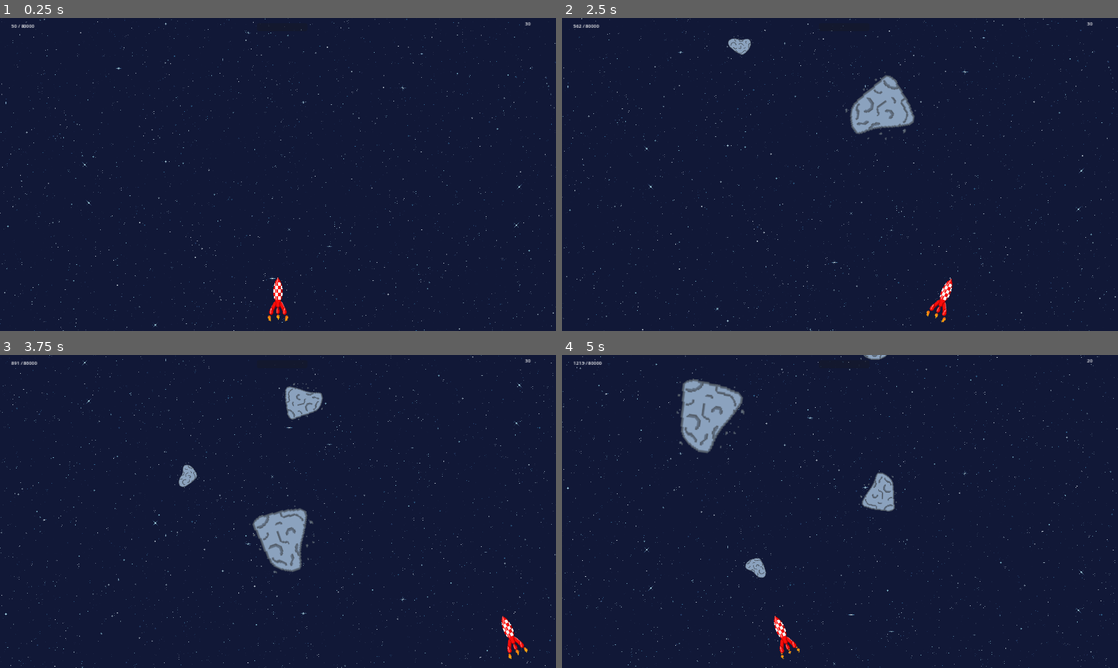
Above: before the commit, frames 1-4 (two rows, left to right).
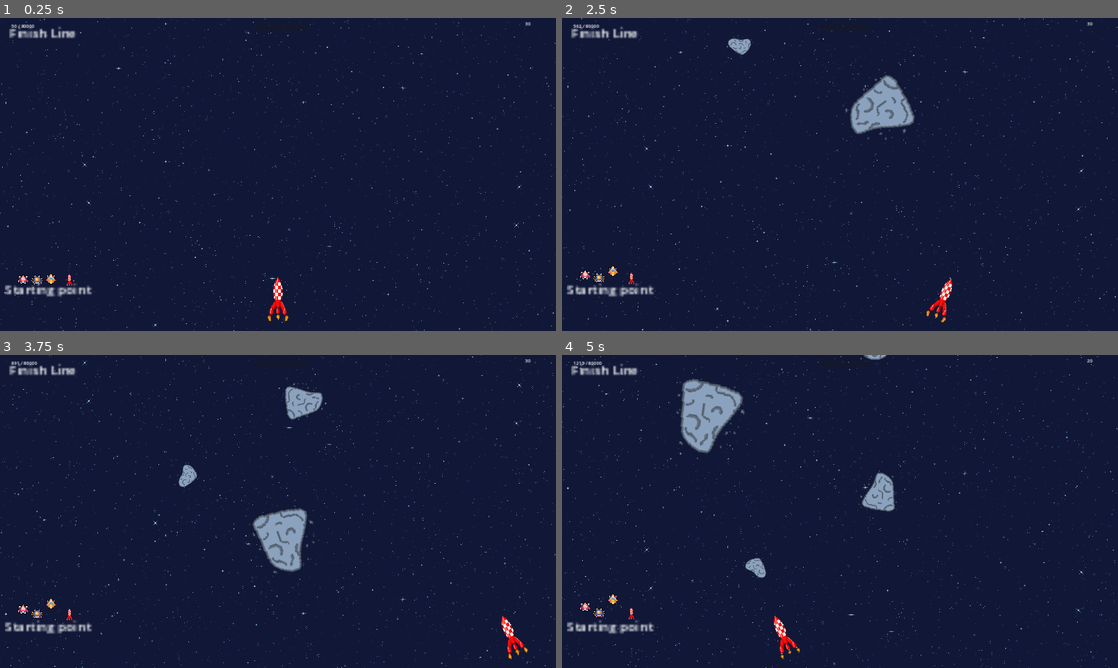
Above: after the commit, the same moments.

Repository: Zenika/tomato-rocket
Game: Godot game, scene res://scenes/race_screen.tscn
Two runs of this game, one before a commit and one after it. Both use one fixed random seed, a clock stepped at 60 frames per second and the inputs below.
Inputs:
- Up to frame 1 (0.25 s): no input
- Up to frame 2 (2.5 s): hold Right (move_right) 0.53-1.28 s; hold Space (boost) 0.53-1.28 s; hold Left (move_left) 1.28-2.03 s; tap Space (boost) at 1.35 s; hold Right (move_right) from 2.03 s (still down); hold Space (boost) from 2.03 s (still down)
- Up to frame 3 (3.75 s): release Space (boost) at 2.78 s; tap Space (boost) at 2.85 s; release Right (move_right) at 3.53 s; hold Left (move_left) from 3.53 s (still down); hold Space (boost) from 3.53 s (still down)
- Up to frame 4 (5 s): keep holding Left (move_left); release Space (boost) at 4.28 s; tap Space (boost) at 4.35 s

The runs differ from the first frame. In frame 1, 0.8% of the frame differs, in the area x 0-17%, y 2-90%; in frame 2, 0.8%; in frame 3, 0.8%; in frame 4, 0.8%.

Commit message:
feat: affiche des adversaires

Diff:
--- /dev/null
+++ b/actors/AffichageAdversaires.gd
@@ -0,0 +1,14 @@
+extends CanvasLayer
+
+@onready var adversaires = $".."
+
+# Called when the node enters the scene tree for the first time.
+func _ready():
+	pass # Replace with function body.
+
+
+# Called every frame. 'delta' is the elapsed time since the previous frame.
+func _process(delta):
+	for adversaire in adversaires.adversaires:
+		pass
+	pass
--- a/actors/adversaire.gd
+++ b/actors/adversaire.gd
@@ -4,7 +4,8 @@
 
 @export var speed = 200
 @export var nom_adversaire = "default"
-var vertical_position = 0
+@export var icone: Sprite2D
+@export var vertical_position = 0
 
 signal on_update_position(position: int)
 
@@ -15,7 +16,7 @@
 
 # Called every frame. 'delta' is the elapsed time since the previous frame.
 func _process(delta):
-	print(nom_adversaire, vertical_position)
+
 	update_vertical_position(delta)
 
 func update_vertical_position(delta: float):
--- a/actors/adversaires.gd
+++ b/actors/adversaires.gd
@@ -3,22 +3,52 @@
 class_name Minimap
 
 @export var adversaires = []
+@export var distance_totale = 20000
+@export var position_player = 0
+
+@onready var sprite_adversaire_1 = $AffichageAdversaires/SpriteAdversaire1
+@onready var sprite_adversaire_2 = $AffichageAdversaires/SpriteAdversaire2
+@onready var sprite_adversaire_3 = $AffichageAdversaires/SpriteAdversaire3
+
+@onready var finish_line_label = $AffichageAdversaires/FinishLineLabel
+@onready var start_line_label = $AffichageAdversaires/StartLineLabel
+
+@onready var sprite_player = $AffichageAdversaires/SpritePlayer
+
+@onready var finish_line = $AffichageAdversaires/FinishLine
+@onready var start_line = $AffichageAdversaires/StartLine
+
 
 # Called when the node enters the scene tree for the first time.
 func _ready():
 	var adversaire_1 = Adversaire.new()
 	adversaire_1.nom_adversaire = "Jeff Bezos"
-	adversaire_1.speed = 300
+	adversaire_1.speed = 300.0
+	adversaire_1.icone = sprite_adversaire_1
 	adversaires.append(adversaire_1)
 	var adversaire_2 = Adversaire.new()
 	adversaire_2.nom_adversaire = "Yuri Gagarine"
-	adversaire_2.speed = 700
+	adversaire_2.speed = 700.0
+	adversaire_2.icone = sprite_adversaire_2
 	adversaires.append(adversaire_2)
+	var adversaire_3 = Adversaire.new()
+	adversaire_3.nom_adversaire = "Claudie Hignerai"
+	adversaire_3.speed = 1200.0
+	adversaire_3.icone = sprite_adversaire_3
+	adversaires.append(adversaire_3)
 
 	for adversaire in adversaires:
 		add_child(adversaire)
 
 
+
+
 # Called every frame. 'delta' is the elapsed time since the previous frame.
 func _process(delta):
-	pass
+	for adversaire in adversaires:
+		var icone = adversaire.icone
+		icone.position.y = calculate_position_on_progress(adversaire.vertical_position)
+	sprite_player.position.y = calculate_position_on_progress(position_player)
+
+func calculate_position_on_progress(pos: float):
+	return pos * (finish_line.position.y - start_line.position.y) / distance_totale  + start_line.position.y
--- a/actors/adversaires.tscn
+++ b/actors/adversaires.tscn
@@ -1,6 +1,57 @@
-[gd_scene load_steps=2 format=3 uid="uid://bamw0sls8psxy"]
+[gd_scene load_steps=7 format=3 uid="uid://bamw0sls8psxy"]
 
 [ext_resource type="Script" path="res://actors/adversaires.gd" id="1_h8osn"]
+[ext_resource type="Script" path="res://actors/AffichageAdversaires.gd" id="2_2540k"]
+[ext_resource type="Texture2D" uid="uid://b83bfu4ajg2qm" path="res://resources/assets/ships/1.png" id="3_lipp3"]
+[ext_resource type="Texture2D" uid="uid://cyk3ndrqlkdk3" path="res://resources/assets/ships/2.png" id="4_ssd8h"]
+[ext_resource type="Texture2D" uid="uid://do5cirxbaysib" path="res://resources/assets/ships/tintin_rocket.png" id="5_hehry"]
+[ext_resource type="Texture2D" uid="uid://0all4ke4lmpb" path="res://resources/assets/ships/3.png" id="6_fvp7h"]
 
 [node name="Adversaires" type="Node2D"]
 script = ExtResource("1_h8osn")
+
+[node name="AffichageAdversaires" type="CanvasLayer" parent="."]
+script = ExtResource("2_2540k")
+
+[node name="StartLine" type="Marker2D" parent="AffichageAdversaires"]
+position = Vector2(40, 904)
+
+[node name="FinishLineLabel" type="RichTextLabel" parent="AffichageAdversaires"]
+z_index = 10
+offset_left = 32.0
+offset_top = 16.0
+offset_right = 126.0
+offset_bottom = 46.0
+scale = Vector2(2.78, 2.78)
+text = "Finish Line"
+
+[node name="StartLineLabel" type="RichTextLabel" parent="AffichageAdversaires"]
+z_index = 10
+offset_left = 16.0
+offset_top = 901.0
+offset_right = 145.0
+offset_bottom = 931.0
+scale = Vector2(2.78, 2.78)
+text = "Starting point"
+
+[node name="SpriteAdversaire1" type="Sprite2D" parent="AffichageAdversaires"]
+position = Vector2(128, 880)
+scale = Vector2(0.656863, 0.656863)
+texture = ExtResource("3_lipp3")
+
+[node name="SpriteAdversaire2" type="Sprite2D" parent="AffichageAdversaires"]
+position = Vector2(80, 880)
+texture = ExtResource("4_ssd8h")
+
+[node name="SpritePlayer" type="Sprite2D" parent="AffichageAdversaires"]
+position = Vector2(240, 880)
+scale = Vector2(0.65625, 0.65625)
+texture = ExtResource("5_hehry")
+
+[node name="FinishLine" type="Marker2D" parent="AffichageAdversaires"]
+position = Vector2(48, 96)
+
+[node name="SpriteAdversaire3" type="Sprite2D" parent="AffichageAdversaires"]
+position = Vector2(176, 880)
+scale = Vector2(0.847826, 0.855556)
+texture = ExtResource("6_fvp7h")
--- a/scenes/race_screen.gd
+++ b/scenes/race_screen.gd
@@ -11,6 +11,7 @@
 @onready var pickup_boost_sound = $PickupBoostSound
 @onready var boost_activation_sound = $BoostActivationSound
 @onready var hit_asteroid_sound = $HitAsteroidSound
+@onready var adversaires = $Adversaires
 
 const speed_multiplicator = 20
 const max_speed = 1600
@@ -36,6 +37,7 @@
 	health_label.text = str(GlobalState.health)
 	distance_label.text = str(traveled_distance) + '/' + str(race_length)
 	boost_progress_bar.value = 0
+	adversaires.distance_totale = race_length
 
 	$EnemyTimer.start()
 	$BoostTimer.start()
@@ -58,6 +60,7 @@
 	if (is_finished):
 		vertical_speed = 0
 	else:
+		adversaires.position_player = traveled_distance
 		if !is_boosting:
 			vertical_speed = min(vertical_speed + delta * speed_multiplicator, max_speed)
 		if Input.is_action_pressed("boost"):
--- a/scenes/race_screen.tscn
+++ b/scenes/race_screen.tscn
@@ -9,6 +9,7 @@
 [ext_resource type="AudioStream" uid="uid://dx324yaxvgura" path="res://resources/sounds/boost.wav" id="7_wwbun"]
 [ext_resource type="AudioStream" uid="uid://dvtu3v6cgm8ce" path="res://resources/sounds/boost2.wav" id="8_rupqm"]
 [ext_resource type="AudioStream" uid="uid://cxw0t2m5wkrgu" path="res://resources/sounds/hit.wav" id="9_xbv6c"]
+[ext_resource type="PackedScene" uid="uid://bamw0sls8psxy" path="res://actors/adversaires.tscn" id="10_wl8d1"]
 
 [sub_resource type="Curve2D" id="Curve2D_xe6ri"]
 _data = {
@@ -94,6 +95,9 @@
 [node name="HitAsteroidSound" type="AudioStreamPlayer2D" parent="."]
 stream = ExtResource("9_xbv6c")
 
+[node name="Adversaires" parent="." instance=ExtResource("10_wl8d1")]
+distance_totale = 80000
+
 [connection signal="timeout" from="EnemyTimer" to="." method="_on_enemy_timer_timeout"]
 [connection signal="timeout" from="BoostTimer" to="." method="_on_boost_timer_timeout"]
 [connection signal="timeout" from="BoostDurationTimer" to="." method="_on_boost_duration_timer_timeout"]
Not shown: 1 places in scenes/race_screen.tscn that only renumber resources
